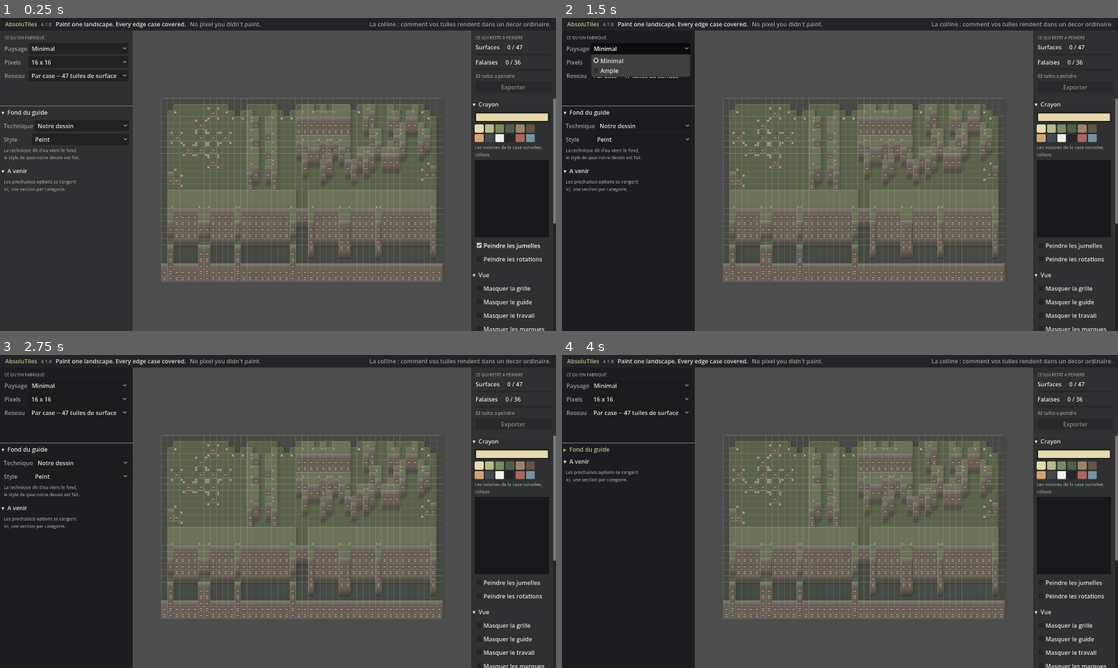
Above: before the commit, frames 1-4 (two rows, left to right).
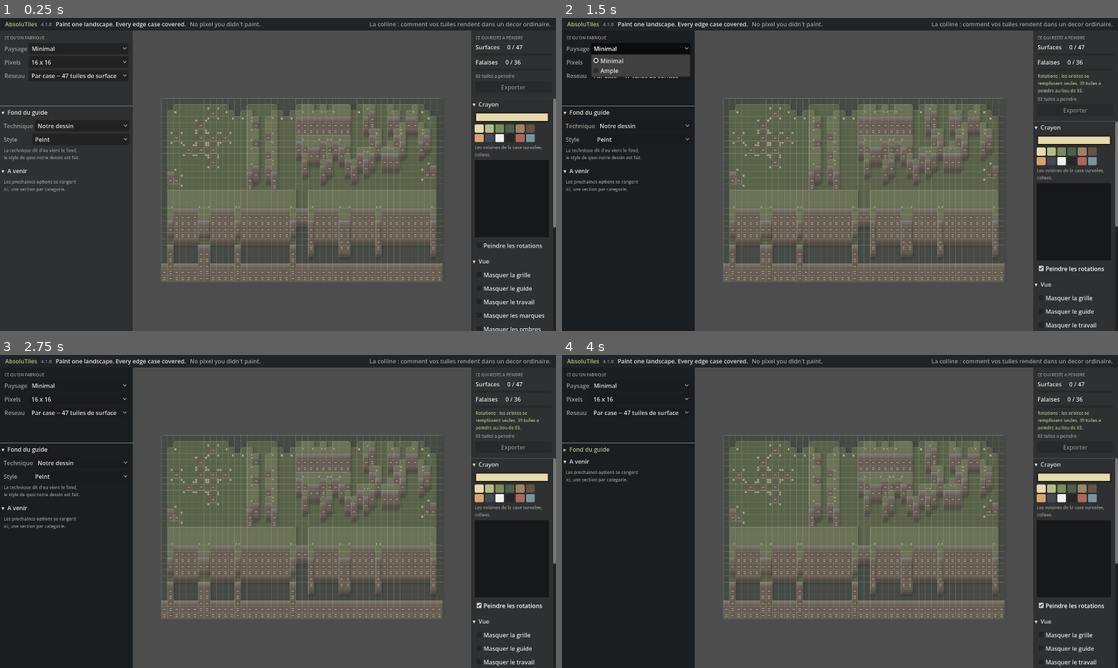
Above: after the commit, the same moments.

Repository: darref/MarchingSquares
Game: Godot game, scene res://ui/editor.tscn
Two runs of this game, one before a commit and one after it. Both use one fixed random seed, a clock stepped at 60 frames per second and the inputs below.
Inputs:
- Up to frame 1 (0.25 s): no input
- Up to frame 2 (1.5 s): click "Peindre les jumelles" (after the commit: "Peindre les rotations") at 0.5 s; click "Minimal" at 1.25 s
- Up to frame 3 (2.75 s): click "16 x 16" at 2 s
- Up to frame 4 (4 s): click "Par case -- 47 tuiles de surf…" at 2.75 s; click "▾ Fond du guide" at 3.5 s

The runs differ from the first frame. In frame 1, 0.4% of the frame differs, in the area x 85-100%, y 65-100%; in frame 2, 2.8%, in the area x 84-100%, y 17-100%; in frame 3, 2.8%; in frame 4, 2.8%.

Commit message:
5.0.0 : le garde-fou regarde des deux cotes, et les jumelles ne se decochent plus
DEUX DEFAUTS, ET LE MEME MOTIF : quelque chose qui avait l air d un controle
et n en etait pas.

LE MANIFESTE. Le lecteur refusait une version plus RECENTE que celle qu il
sait lire, et rien d autre. Or entre deux livraisons le SENS de la regle a
bouge deux fois sans que la version bouge : le hors-carte est passe de la
plaine au vide (4.0.0), puis le sous-pied est apparu (4.1.0). Un manifeste v3
d avant-hier et un v3 de ce soir decrivaient deux mondes differents, et le
plugin les posait tous les deux sans broncher.

Le manifeste passe en version 4, et le lecteur porte deux bornes :
READS_FROM autant que READS_UP_TO. La haute dit « je ne connais pas encore
cette regle », la basse « je ne connais plus celle-la ». La v3 est refusee
nommement, avec le conseil de reexporter.

Une version qui ne bouge pas quand le sens bouge ne protege de rien, et c est
pire que pas de version du tout : elle donne l air d un controle.

LES JUMELLES. Depuis la suppression des variantes, decocher « Peindre les
jumelles » ne pouvait plus que faire perdre du travail : la planche a une
taille fixe, donc peindre mille jumelles differemment n en sortait qu une --
la premiere -- et jetait les autres EN SILENCE. La charte l interdit deux
fois. La case est retiree ; elle reviendra avec un vrai systeme de variantes,
concu pour lui-meme.

MAJEURE parce qu un export d hier est desormais REFUSE par le plugin. C est
exactement ce que « perime l existant » veut dire, et il vaut mieux le
refuser franchement que le poser de travers.

373 verifications, 0 echec.

Co-Authored-By: Claude Opus 5 <noreply@anthropic.com>
Claude-Session: https://claude.ai/code/session_018tvN4TQBR3sh7MsSTnFB1b

Diff:
--- a/exporters/tileset_png.gd
+++ b/exporters/tileset_png.gd
@@ -46,13 +46,24 @@
 ## c'est nous qui ecrirons le lecteur, deux fois, et deux lecteurs qui se fient a leur
 ## memoire finissent toujours par diverger. La regle vit ici, une seule fois.
 ##
+## ⚠ VERSION 4 : LE HORS-CARTE EST DU VIDE, ET LE PIED SE REPOSE DESSOUS.
+##
+## Deux changements de SENS, et la version n'avait pas bouge -- c'est le defaut qu'on repare
+## ici. Le hors-carte valait la plaine, il vaut maintenant le VIDE : un moteur qui lit
+## l'ancienne regle etend le sol a l'infini et ne pose jamais la falaise du bord du monde.
+## Et une robe qui atterrit repose son pied une case plus bas, sous la surface.
+##
+## ⚠ UN MANIFESTE V3 D'AVANT ET UN V3 D'APRES DECRIVAIENT DEUX MONDES DIFFERENTS, et le
+## plugin les acceptait tous les deux sans broncher : son garde-fou ne refusait que le TROP
+## NEUF. Une version qui ne bouge pas quand le sens bouge ne protege de rien.
+##
 ## ⚠ VERSION 3 : LES VARIANTES ONT DISPARU. La planche avait des rangees empilees, une par
 ## dessin distinct, et le manifeste portait une cle `variants`. Le mot faisait deux metiers
 ## -- les jumelles du guide et les dessins de la planche -- et le second n'a jamais servi :
 ## avec « Peindre les jumelles » coche, il valait toujours 1. La planche a desormais une
 ## taille FIXE, ce qui rend le lecteur trivial. Un systeme de variantes digne de ce nom
 ## viendra plus tard, et il sera concu pour lui-meme.
-const VERSION: int = 3
+const VERSION: int = 4
 
 ## Largeur de la planche de surface, en tuiles. 47 n'a pas de forme naturelle -- huit
 ## colonnes donnent six rangees, et la derniere case reste vide. Elle est dite au manifeste.
--- a/tests/run.gd
+++ b/tests/run.gd
@@ -2164,6 +2164,17 @@
 	var future: String = "%s %d\n" % [PluginManifest.MAGIC, PluginManifest.READS_UP_TO + 1]
 	_check(int(PluginManifest.parse(future)["error"]) != OK,
 			"une version plus recente est refusee, pas devinee")
+	# ⚠ ET LE TROP VIEUX AUSSI, pour exactement la meme raison. Ce refus-la manquait,
+	# et son absence a laisse passer un vrai defaut : entre deux livraisons, le
+	# hors-carte est passe de la plaine au VIDE et le sous-pied est apparu, SANS que la
+	# version bouge. Un manifeste v3 d'avant et un v3 d'apres decrivaient deux mondes
+	# differents, et le plugin les posait tous les deux. Un garde-fou qui ne regarde
+	# que d'un cote ne garde rien.
+	var ancient: String = "%s %d\n" % [PluginManifest.MAGIC, PluginManifest.READS_FROM - 1]
+	_check(int(PluginManifest.parse(ancient)["error"]) != OK,
+			"UNE VERSION TROP VIEILLE EST REFUSEE : son sens a change sous elle")
+	_check_equal(PluginManifest.READS_UP_TO, TilesetPNG.VERSION,
+			"et le plugin lit exactement ce que l exportateur ecrit")
 	var wrong: String = FileAccess.get_file_as_string(folder.path_join("essai_tileset.txt")) 			.replace("storey_tiles 3", "storey_tiles 4")
 	_check(int(PluginManifest.parse(wrong)["error"]) != OK,
 			"un etage qui ne descend pas de trois cases est REFUSE : le poser mentirait")
--- a/ui/editor.gd
+++ b/ui/editor.gd
@@ -83,7 +83,6 @@
 	(%StyleChoice as OptionButton).item_selected.connect(_on_style_selected)
 	(%InkChoice as OptionButton).item_selected.connect(_on_style_selected)
 	(%RotationsCheck as CheckBox).toggled.connect(_on_twins_toggled)
-	(%TwinsCheck as CheckBox).toggled.connect(_on_twins_toggled)
 	(%FitButton as Button).pressed.connect(_on_fit_pressed)
 	(%GridCheck as CheckBox).toggled.connect(_on_grid_toggled)
 	(%AssembledCheck as CheckBox).toggled.connect(_on_assembled_toggled)
@@ -329,10 +328,7 @@
 func _apply_fill_rules() -> void:
 	var work: Control = %WorkArea
 	var rotations: bool = (%RotationsCheck as CheckBox).button_pressed
-	var twins: CheckBox = %TwinsCheck
-	work.set_fill_rules(twins.button_pressed, rotations)
-	# Les jumelles sont deja comprises dans l orbite : la case devient sans objet.
-	twins.disabled = rotations
+	work.set_fill_rules(rotations)
 	var note: Label = %ModeNote
 	note.visible = rotations
 	if rotations:
--- a/ui/editor.tscn
+++ b/ui/editor.tscn
@@ -781,13 +781,6 @@
 layout_mode = 2
 tooltip_text = "La case survolee et ses voisines reelles, a la meme echelle et COLLEES. Le raccord se juge pendant le geste, pas apres l'export."
 script = ExtResource("6_nghb")
-
-[node name="TwinsCheck" type="CheckBox" parent="Layout/Body/Toolbar/Column/ToolsScroll/Sections/PencilSection/Content/Items" unique_id=2000725611]
-unique_name_in_owner = true
-layout_mode = 2
-tooltip_text = "Les cases qui portent la meme tuile recoivent le meme dessin, en direct. Ce n est pas une autre tuile qui se ressemble : c est la meme, vue a plusieurs endroits."
-button_pressed = true
-text = "Peindre les jumelles"
 
 [node name="RotationsCheck" type="CheckBox" parent="Layout/Body/Toolbar/Column/ToolsScroll/Sections/PencilSection/Content/Items" unique_id=542215267]
 unique_name_in_owner = true
--- a/ui/work_area.gd
+++ b/ui/work_area.gd
@@ -94,7 +94,7 @@
 ## Peindre une case peint aussi toutes celles qui portent la meme tuile.
 ## ⚠ CE N'EST PAS UN REGLAGE DU PRODUIT, c'est une aide au geste : elle ne change rien a ce
 ## qui sort, seulement au nombre de fois qu'il faut refaire le meme dessin.
-var paint_twins: bool = false
+
 
 ## Ce qu'on regarde en peignant. ⚠ Rien de ce qui sort n'en depend : ce n'est pas
 ## l'eclairage du tileset, c'est le fond de l'ecran.
@@ -318,8 +318,18 @@
 ## Change le style du fond. Le relief ne bouge pas : seule sa representation change.
 ## ⚠ CHANGER LA REGLE DE REMPLISSAGE VIDE LE CACHE DES CIBLES. Sans ca, un coup de crayon
 ## continuerait a suivre l'ancienne regle sur toutes les cases deja touchees.
-func set_fill_rules(twins: bool, symmetry: bool) -> void:
-	paint_twins = twins
+## ⚠ LES JUMELLES SE REMPLISSENT TOUJOURS, ET CE N'EST PLUS UNE OPTION.
+##
+## Deux jumelles ne sont pas deux tuiles qui se ressemblent : c'est LA MEME tuile, vue a
+## plusieurs endroits. Les remplir ensemble ne peut donc jamais etre faux.
+##
+## ⚠ ET DEPUIS QUE LES VARIANTES ONT DISPARU, LA DECOCHER NE POUVAIT PLUS QUE FAIRE PERDRE
+## DU TRAVAIL. La planche a une taille fixe : une tuile, un dessin. Peindre mille jumelles
+## differemment n'en sortait qu'une -- la premiere -- et jetait les autres EN SILENCE. La
+## charte l'interdit deux fois : on ne perd pas du travail sans le dire, et ce qui n'est pas
+## garanti ne se propose pas (regles 4 et 5). L'option est donc retiree ; elle reviendra
+## avec un vrai systeme de variantes, concu pour lui-meme.
+func set_fill_rules(symmetry: bool) -> void:
 	paint_symmetry = symmetry
 	_targets.clear()
 
@@ -669,7 +679,7 @@
 		if mirrored != role:
 			for twin: Vector2i in _by_role.get(mirrored, [] as Array[Vector2i]):
 				list.append([twin, Symmetry.MIRROR])
-	elif paint_twins and _twin_of.has(cell):
+	elif _twin_of.has(cell):
 		for twin: Vector2i in _twin_of[cell]:
 			list.append([twin, Symmetry.TURN_NONE])
 	else:
Not shown, changed: addons/absolupaint/manifest.gd
